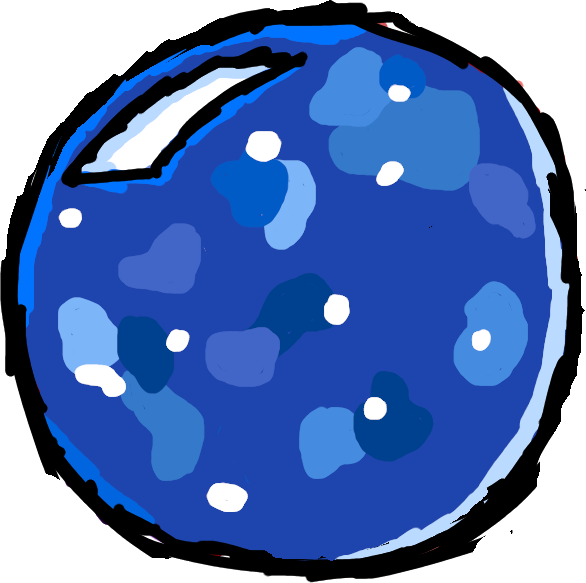
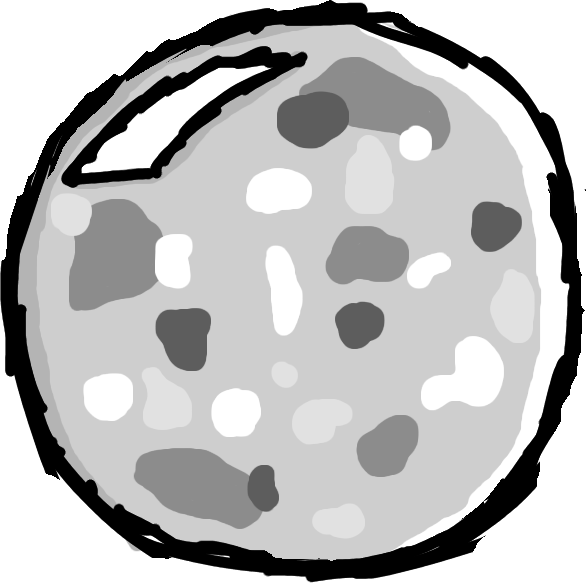
Layered file, before and after one edit (w=586, h=583). Changes by layer:
painted on "Black" over [320, 225, 513, 559]
hid "Blue" over [17, 22, 578, 561]
added layer "White" above "Red" over [17, 22, 570, 561]
hid "Red" over [17, 22, 578, 561]
hid "Purple" over [17, 22, 570, 561]
